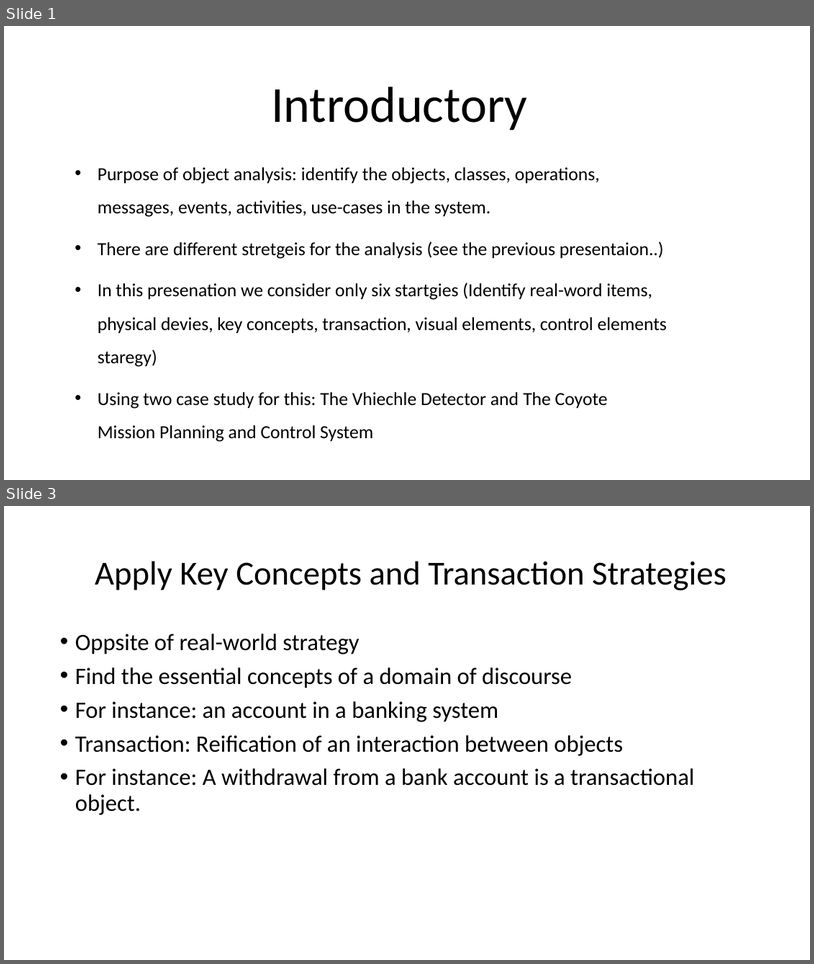
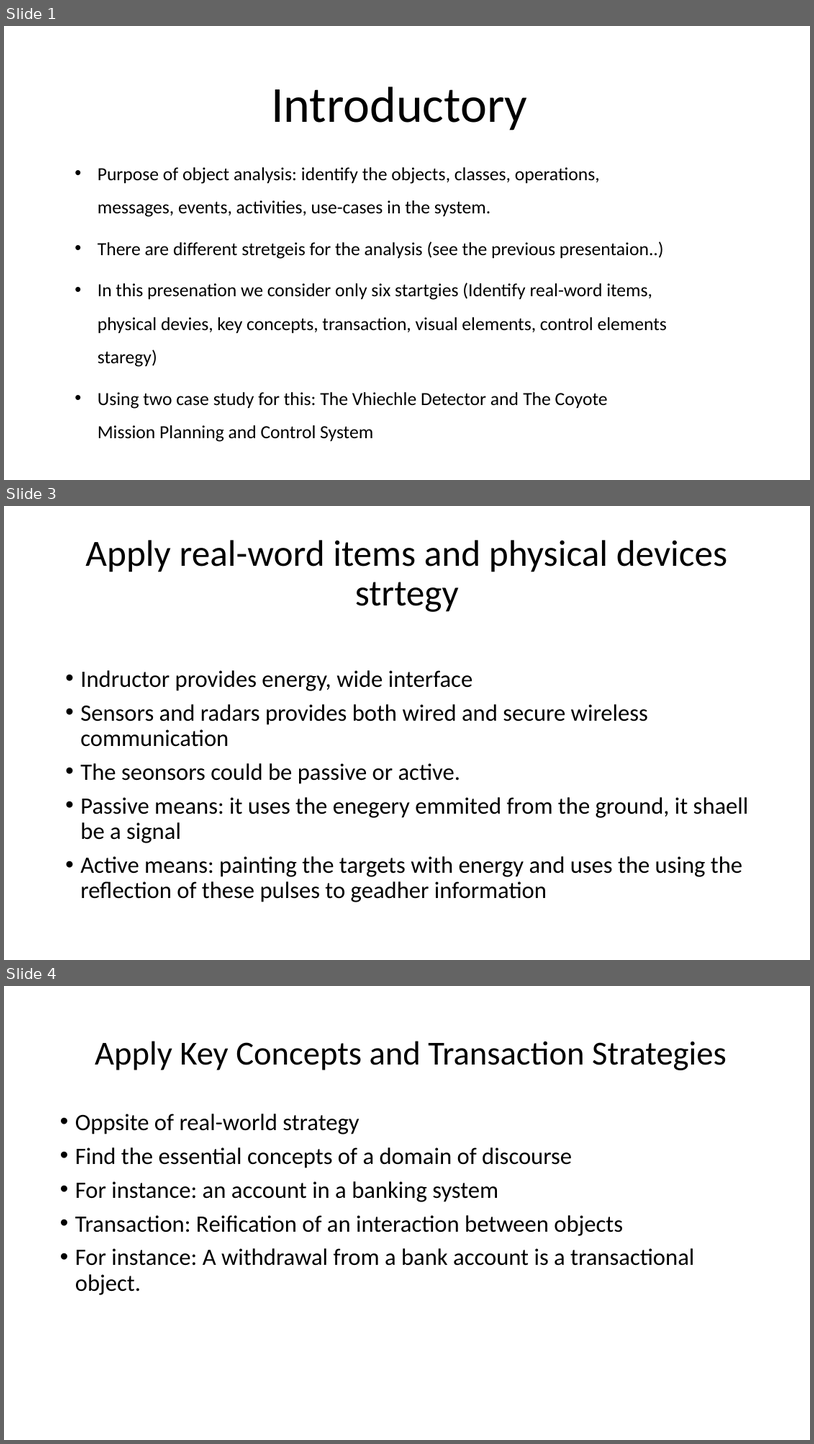
Before and after one commit to nagyandras95/Egyetem, a slide deck: information_systems/real_time_uml/prezi.pptx. Shown one above the other, each under a label of ours: slides 1 and 3 before the commit, slides 1, 3 and 4 after it; the slides between them are not shown. The pictures are 814x964 and 814x1444 pixels, drawn with LibreOffice and Linux fonts; fonts in the diff are those of the drawing. Boxes give left, top, right and bottom in pixels: in the first picture for what was removed or moved away, otherwise in the second. Text is boxed around its words. In the diff, an @@ line names an element or a change of style, - is before the commit and + after.

```diff
--- a/information_systems/real_time_uml/prezi.pptx
+++ b/information_systems/real_time_uml/prezi.pptx
@@ slide 3 added at bbox=[4, 506, 810, 960], background #FFFFFF @@
@@ title added at bbox=[85, 540, 728, 612], 44 pt, text #000000 @@
+Apply real-word items and physical devices strtegy
@@ text added at bbox=[80, 670, 749, 902], 28 pt, text #000000 @@
+• Indructor provides energy, wide interface
+• Sensors and radars provides both wired and secure wireless communication
+• The seonsors could be passive or active.
+• Passive means: it uses the enegery emmited from the ground, it shaell be a signal
+• Active means: painting the targets with energy and uses the using the reflection of these pulses to geadher information
@@ what was slide 3 is now slide 4 @@
```
Also in this commit, not shown: 1 slide changed.
